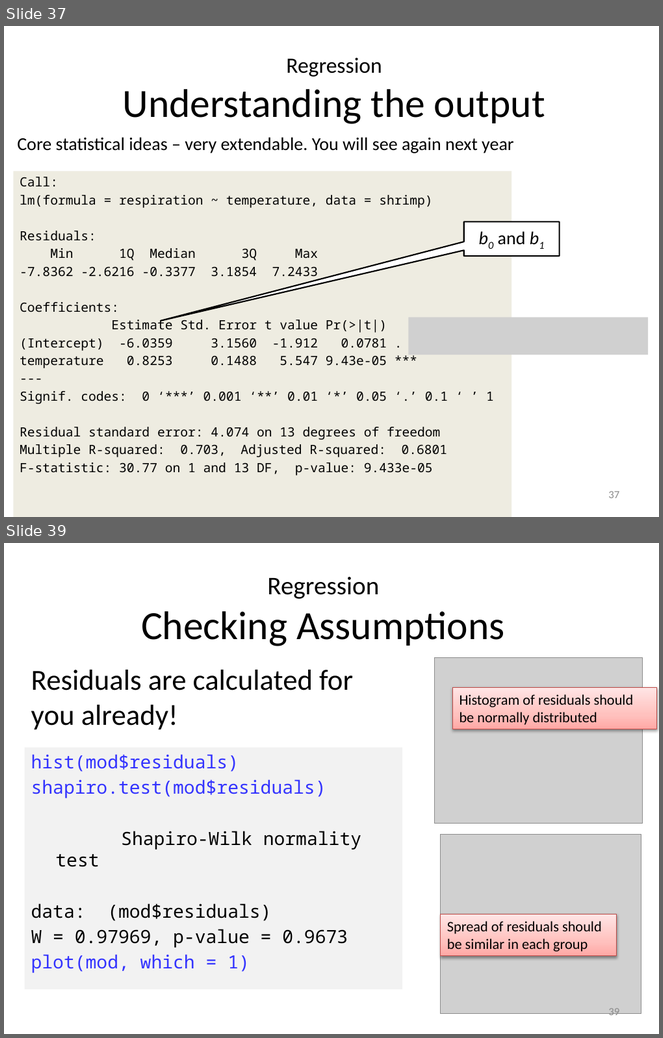
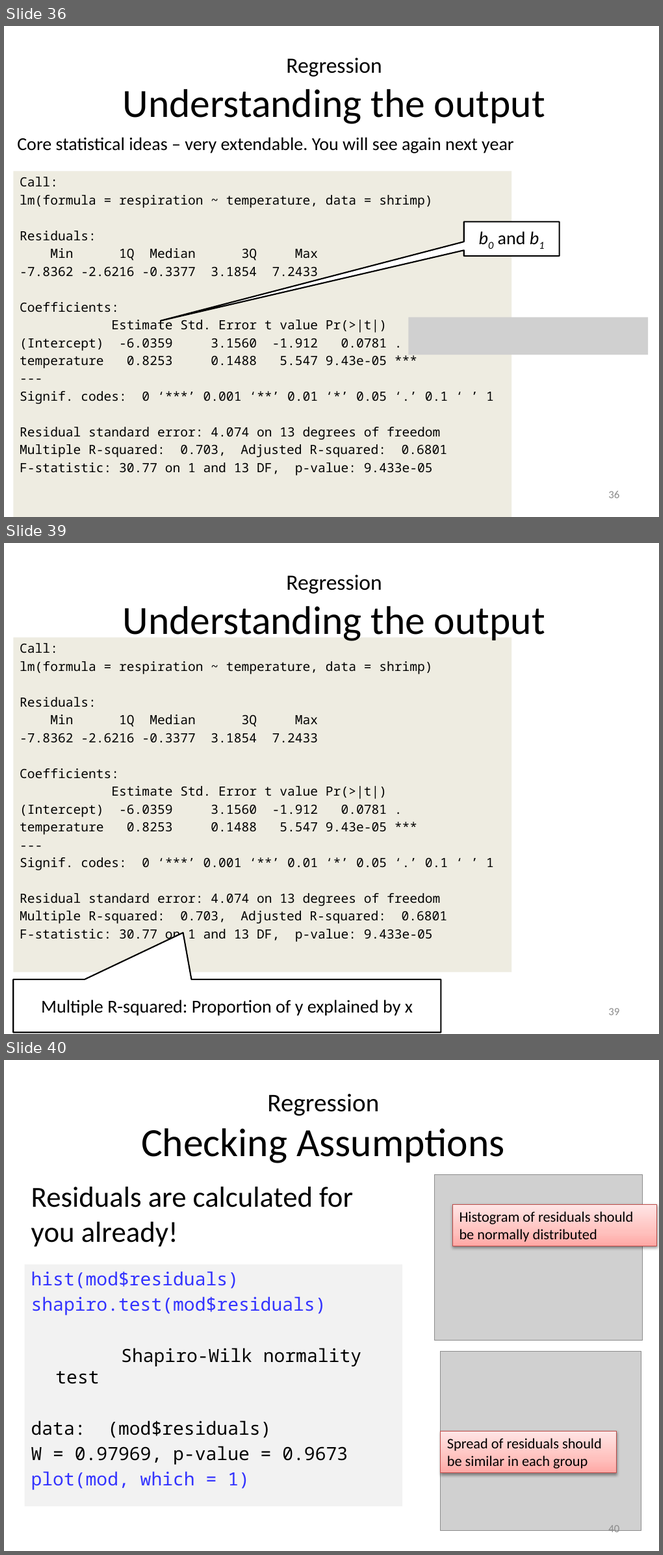
Before and after one commit to 3mmaRand/BIO00017C-Data-Analysis-in-R-2020, a slide deck: slides/08-correl-and-regression.pptx. Shown one above the other, each under a label of ours: slides 37 and 39 before the commit, slides 36, 39 and 40 after it; the slides between them are not shown. The pictures are 663x1038 and 663x1555 pixels, drawn with LibreOffice and Linux fonts; fonts in the diff are those of the drawing; grey boxes stand for pictures. Boxes give left, top, right and bottom in pixels: in the first picture for what was removed or moved away, otherwise in the second. Text is boxed around its words. In the diff, an @@ line names an element or a change of style, - is before the commit and + after.

```diff
--- a/slides/08-correl-and-regression.pptx
+++ b/slides/08-correl-and-regression.pptx
@@ slide 39 added at bbox=[4, 543, 659, 1034], background #FFFFFF @@
@@ text added at bbox=[123, 575, 545, 641], 44 pt, text #000000 @@
+Regression
+Understanding the output
@@ rectangle added at bbox=[13, 637, 512, 972], fill #EEECE1, 14 pt, text #000000 @@
+Call:
+lm(formula = respiration ~ temperature, data = shrimp)
+Residuals:
+Min 1Q Median 3Q Max
+-7.8362 -2.6216 -0.3377 3.1854 7.2433
+Coefficients:
+Estimate Std. Error t value Pr(>|t|)
+(Intercept) -6.0359 3.1560 -1.912 0.0781 .
+temperature 0.8253 0.1488 5.547 9.43e-05 ***
+---
+Signif. codes: 0 ‘***’ 0.001 ‘**’ 0.01 ‘*’ 0.05 ‘.’ 0.1 ‘ ’ 1
+Residual standard error: 4.074 on 13 degrees of freedom
+Multiple R-squared: 0.703, Adjusted R-squared: 0.6801
+F-statistic: 30.77 on 1 and 13 DF, p-value: 9.433e-05
@@ speech box added at bbox=[13, 980, 441, 1033], fill #FFFFFF, outline #000000 1.5 pt, 20 pt, text #000000 @@
+Multiple R-squared: Proportion of y explained by x
@@ page number added at bbox=[608, 1008, 620, 1016], 12 pt, text #8C8C8C @@
+39
@@ what was slide 37 is now slide 36 @@
@@ page number at bbox=[608, 491, 620, 499]: text changed @@
-37
+36
@@ what was slide 39 is now slide 40 @@
@@ page number at bbox=[608, 1525, 620, 1536]: text changed @@
-39
+40
```
Also in this commit, not shown: 2 slides changed, 1 other slide added, 1 slide removed, 8 other files.
